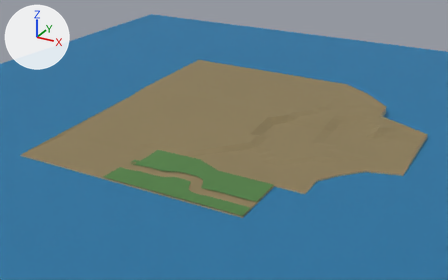
Renders of the Blender file assets/environment/city_square/sources/coast_and_terrain.blend from each side of a commit.
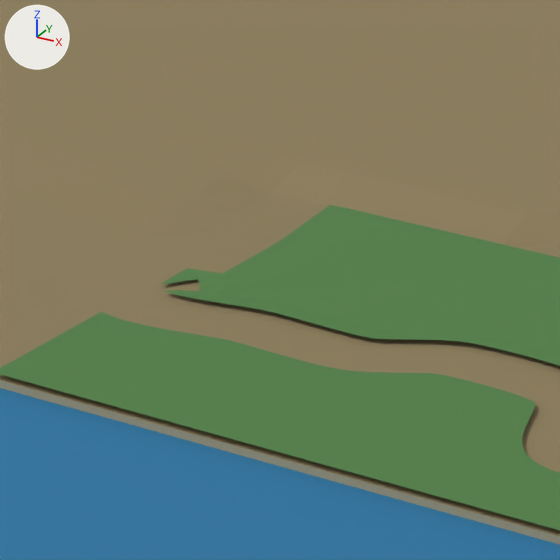
Each version is shown whole from a camera (50 mm lens) standing at (191.0, -498.0, 238.0) and looking at (-80.0, -5.0, -9.0), then close up on the part from 23% to 43% of the width and 42% to 74% of the height. The lights are fixed; the arrows at upper left show +X, +Y and +Z. The older version's two pictures come first.

In view in the first close-up: 'CoastalCliffs', 'GardenGrass', 'TownLand', 'Water'.
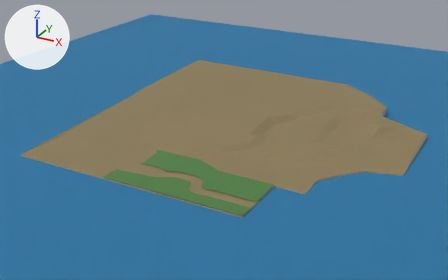
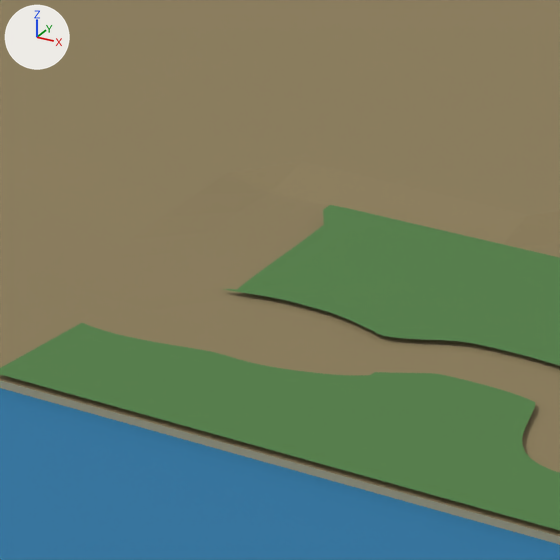
Boxes (x1, y1, x2, y2) around the edits, measured in the close-ups (560 x 560 px; the box of a moved part takes in the faces that stretch with it):
part 1 of me_gardengrass, moved or reshaped
    before: (1, 205, 535, 408)
    after: (1, 209, 535, 408)

The edits, one by one:
me_gardengrass is used by ob_gardengrass; location (0.0, 0.0, 0.0).
me_gardengrass had 2560 vertices, 3476 faces and spanned x -132.0..24.0, y -142.0..-49.0, z 2.0..5.0.
me_gardengrass now has 2548 vertices, 3690 faces and spans x -120.0..10.0, y -142.0..-75.0, z 2.0..4.0.
me_gardengrass part 1: 17 vertices moved from x -113.0..-36.0, y -120.0..-106.0, z 2.0 to x -113.0..-36.0, y -121.0..-106.0, z 2.0; 791 vertices removed from x -132.0..24.0, y -134.0..-49.0, z 2.0..5.0; 779 vertices added at x -120.0..-74.0, y -141.0..-80.0, z 2.0..4.0.
